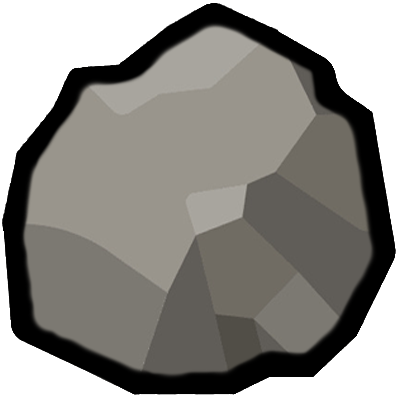
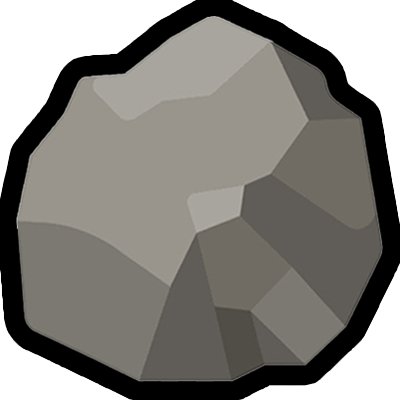
The second 400x400 image is a revision of the first. Changes to its layers:
hid "Layer 1", painted on it over [0, 1, 400, 400]
painted on "Layer 2" over [2, 3, 396, 395]
